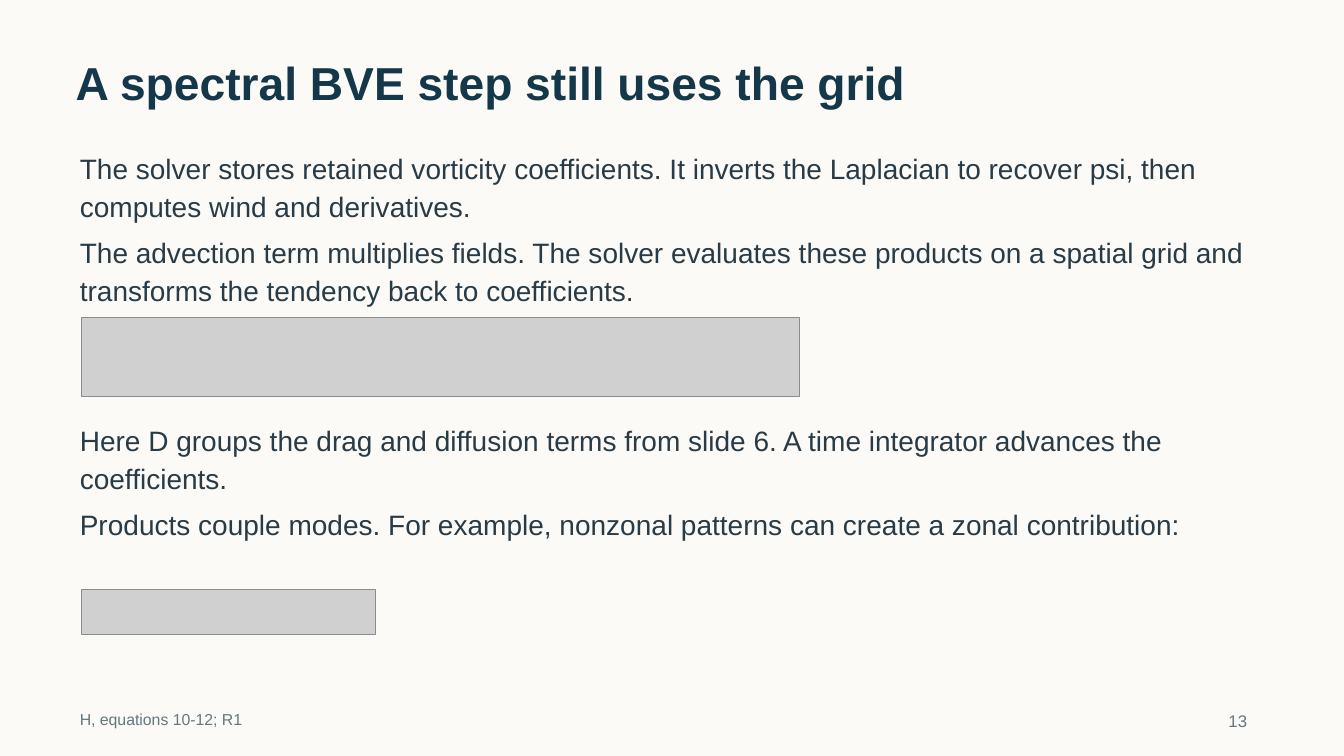
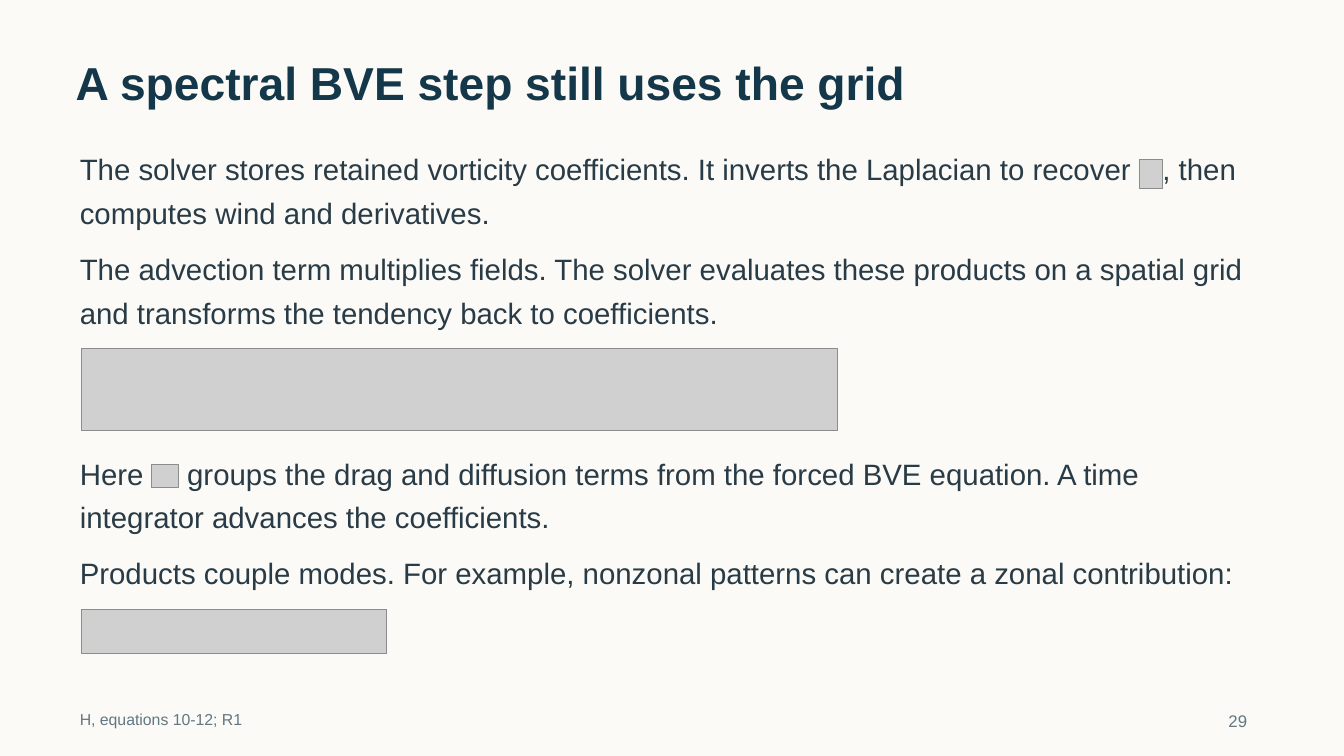
Before and after one commit to tglanz/climatology, a slide deck: slide 29 of presentations/bve-harmonics-sfno/bve-harmonics-sfno.pptx (slide 13 before the commit). Drawn at 1344x756 pixels with LibreOffice and Linux fonts; fonts in the diff are those of the drawing; grey boxes stand for pictures. Boxes give left, top, right and bottom in pixels: in the first picture for what was removed or moved away, otherwise in the second. Text is boxed around its words. In the diff, an @@ line names an element or a change of style, - is before the commit and + after.

```diff
--- a/presentations/bve-harmonics-sfno/bve-harmonics-sfno.pptx
+++ b/presentations/bve-harmonics-sfno/bve-harmonics-sfno.pptx
@@ text at (80, 158, 1131, 186): text changed; size 20 to 21 pt @@
-The solver stores retained vorticity coefficients. It inverts the Laplacian to recover psi, then computes wind and derivatives.
+The solver stores retained vorticity coefficients. It inverts the Laplacian to recover
@@ picture added at (1140, 160, 1163, 190) @@
@@ text added at (1179, 158, 1236, 181), 21 pt, text #283B46 @@
+, then
@@ text added at (80, 202, 490, 230), 21 pt, text #283B46 @@
+computes wind and derivatives.
@@ text at (80, 258, 1242, 286): text changed; size 20 to 21 pt @@
-The advection term multiplies fields. The solver evaluates these products on a spatial grid and transforms the tendency back to coefficients.
+The advection term multiplies fields. The solver evaluates these products on a spatial grid
@@ text added at (80, 302, 718, 330), 21 pt, text #283B46 @@
+and transforms the tendency back to coefficients.
@@ picture removed at (82, 318, 800, 396) @@
@@ picture added at (82, 349, 838, 431) @@
@@ text added at (80, 464, 144, 486), 21 pt, text #283B46 @@
+Here
@@ picture added at (151, 465, 178, 487) @@
@@ text at (187, 463, 1138, 490): text changed; size 20 to 21 pt @@
-Here D groups the drag and diffusion terms from slide 6. A time integrator advances the coefficients.
+groups the drag and diffusion terms from the forced BVE equation. A time
@@ text added at (80, 506, 550, 534), 21 pt, text #283B46 @@
+integrator advances the coefficients.
@@ text "Products couple modes. For example, ...": place and size @@
-text "Products couple modes. For example, ..." at (80, 514, 1180, 540)
+text "Products couple modes. For example, ..." at (80, 562, 1233, 590)
@@ text "Products couple modes. For example, ..." at (80, 562, 1233, 590): size 20 to 21 pt @@
@@ picture removed at (82, 590, 375, 635) @@
@@ picture added at (82, 609, 387, 653) @@
@@ text at (1228, 715, 1247, 727): text changed @@
-13
+29
```
Also in this commit, not shown: 28 other slides changed, 19 slides added, 1 slide removed, 4 other files.
